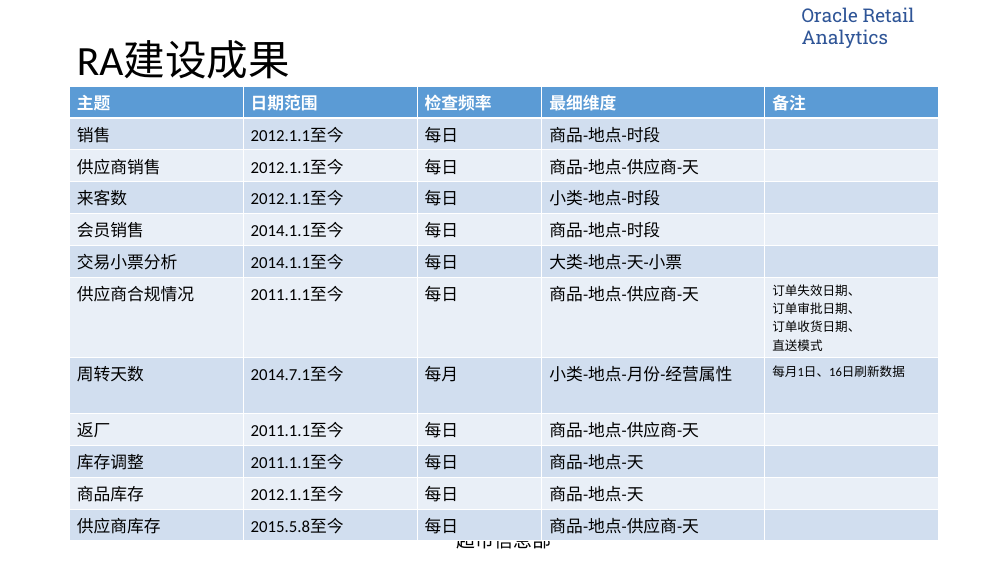
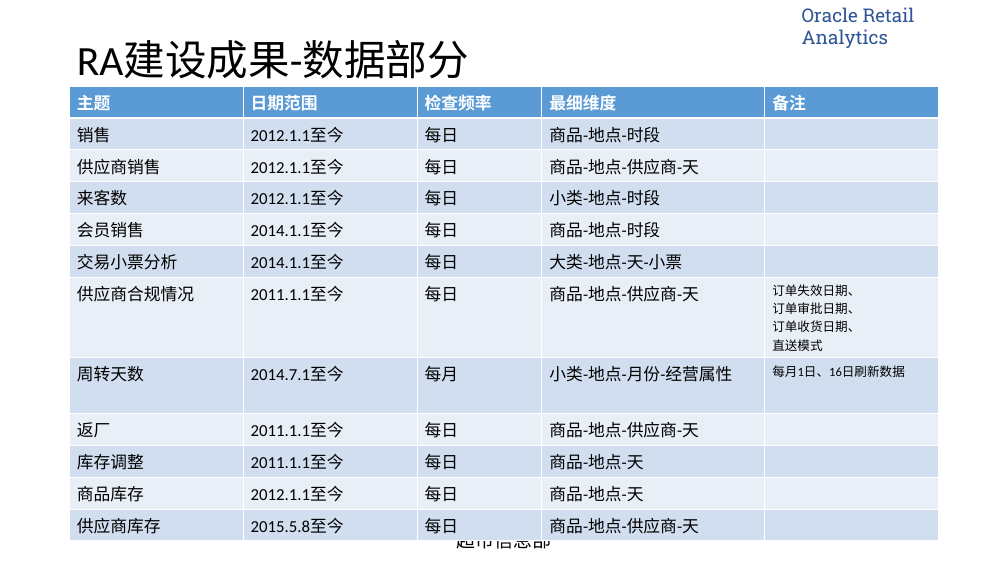
Before and after one commit to tigeryangjin/BBG, a slide deck: slide 3 of 软维组日常工作记录跟踪表/RA建设成果和batch运行情况-20150929.pptx. Drawn at 1008x567 pixels with LibreOffice and Linux fonts; fonts in the diff are those of the drawing; background and template pictures are left out. Boxes give left, top, right and bottom in pixels: in the first picture for what was removed or moved away, otherwise in the second. Text is boxed around its words. In the diff, an @@ line names an element or a change of style, - is before the commit and + after.

```diff
--- a/软维组日常工作记录跟踪表/RA建设成果和batch运行情况-20150929.pptx
+++ b/软维组日常工作记录跟踪表/RA建设成果和batch运行情况-20150929.pptx
@@ title at (77,41,469,79): text changed @@
-RA建设成果
+RA建设成果-数据部分
```
Also in this commit, not shown: 2 other slides changed, 6 slides added, 1 slide removed, 12 other files.
